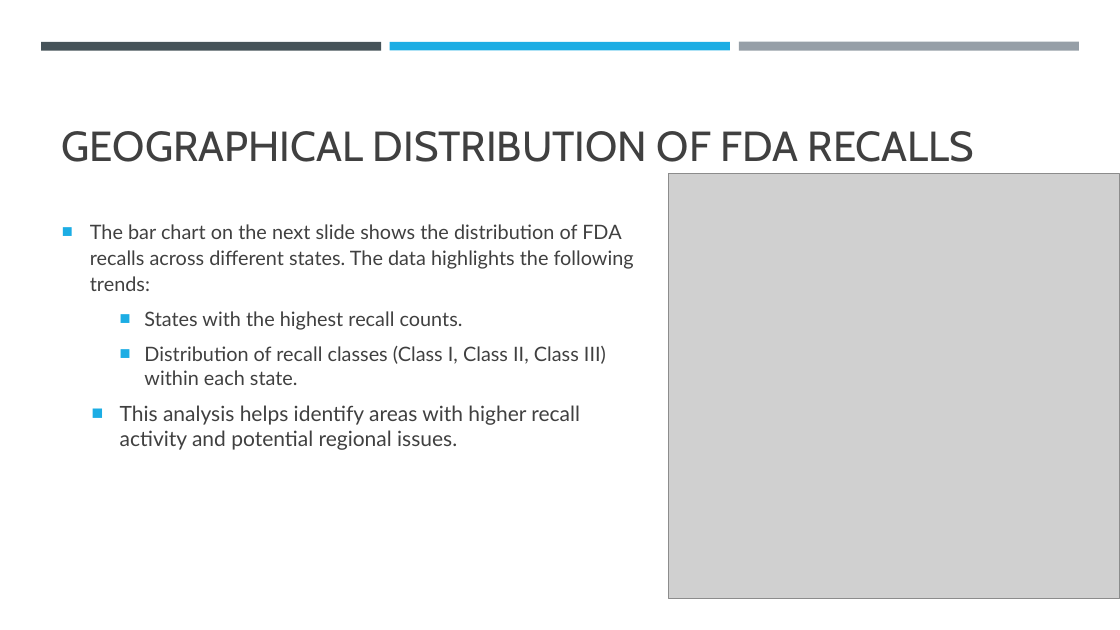
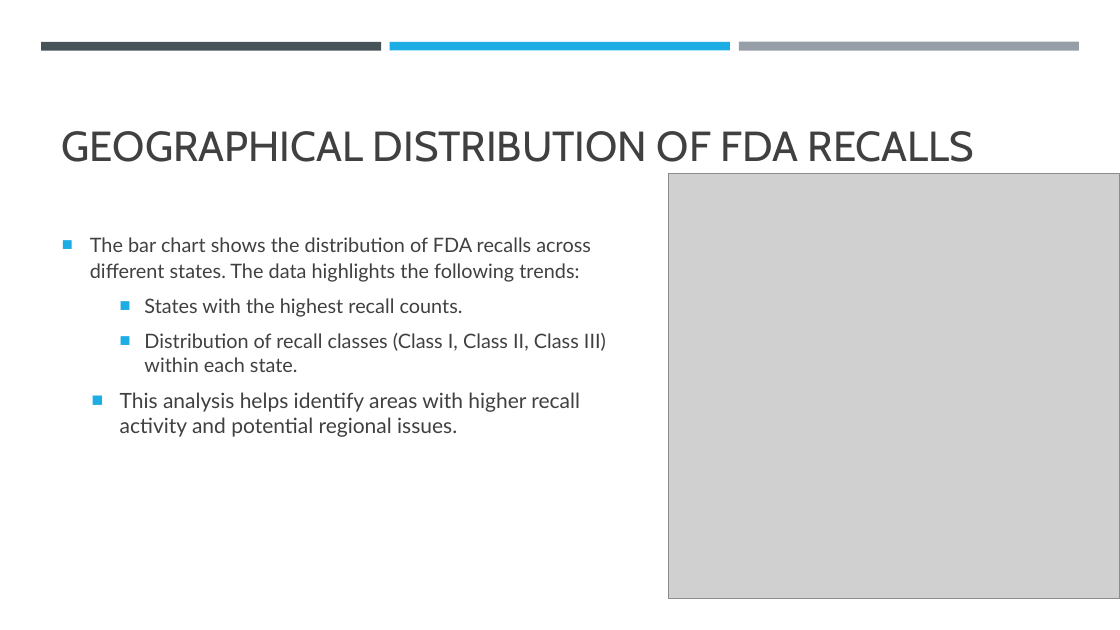
Before and after one commit to galvan0806/project_1_recalls, a slide deck: slide 7 of Team 3 - FDA Recalls.pptx. Drawn at 1120x630 pixels with LibreOffice and Linux fonts; fonts in the diff are those of the drawing; grey boxes stand for pictures. Boxes give left, top, right and bottom in pixels: in the first picture for what was removed or moved away, otherwise in the second. Text is boxed around its words. In the diff, an @@ line names an element or a change of style, - is before the commit and + after.

```diff
--- a/Team 3 - FDA Recalls.pptx
+++ b/Team 3 - FDA Recalls.pptx
@@ text at [90, 237, 591, 282]: text changed @@
-■ The bar chart on the next slide shows the distribution of FDA recalls across different states. The data highlights the following trends:
+■ The bar chart shows the distribution of FDA recalls across different states. The data highlights the following trends:
```
